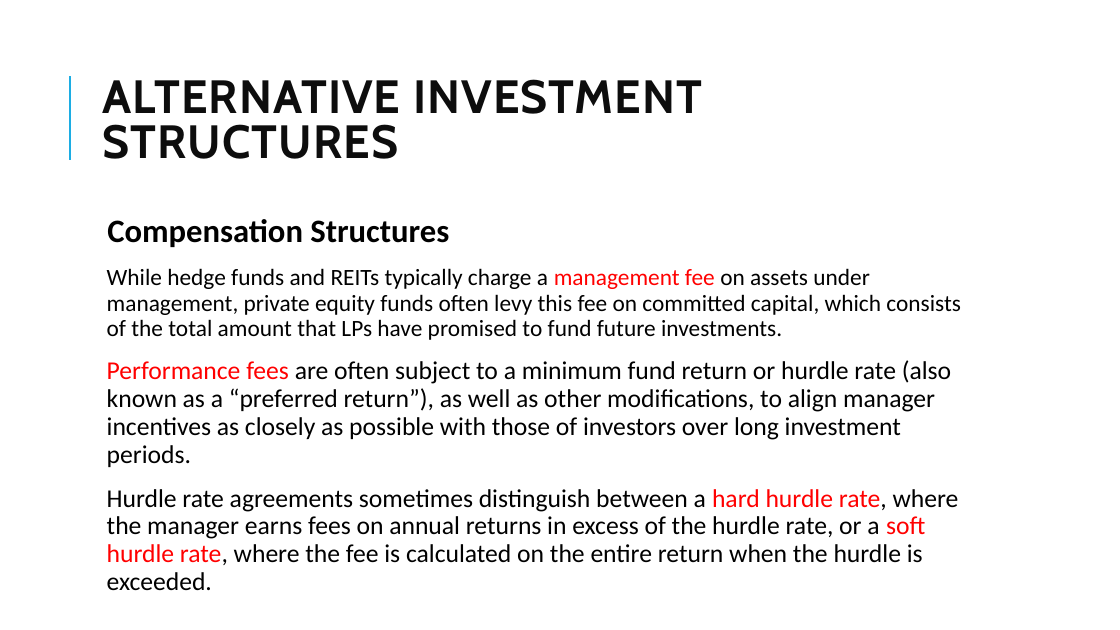
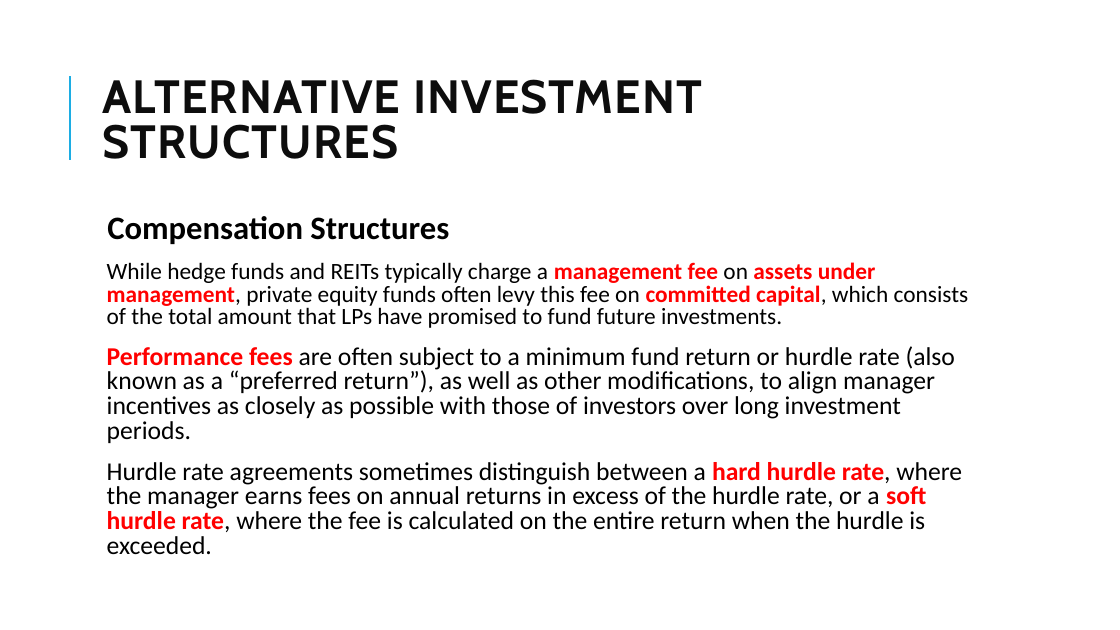
Before and after one commit to Isco0530/data, a slide deck: slide 20 of 2024Alternative.pptx. Drawn at 1120x630 pixels with LibreOffice and Linux fonts; fonts in the diff are those of the drawing. Boxes give left, top, right and bottom in pixels: in the first picture for what was removed or moved away, otherwise in the second. Text is boxed around its words. In the diff, an @@ line names an element or a change of style, - is before the commit and + after.

```diff
--- a/2024Alternative.pptx
+++ b/2024Alternative.pptx
@@ text "Compensation Structures" at <box>107,216,969,554</box>: text colour #000000 to #FF0000 in "assets under management, committed capital,"; bold on in "management fee assets under management, committed capital,", "Performance fees", "hard hurdle rate, soft hurdle rate,"; line spacing 0.9 to 0.8 @@
```
Also in this commit, not shown: 5 other slides changed, 8 slides added.
